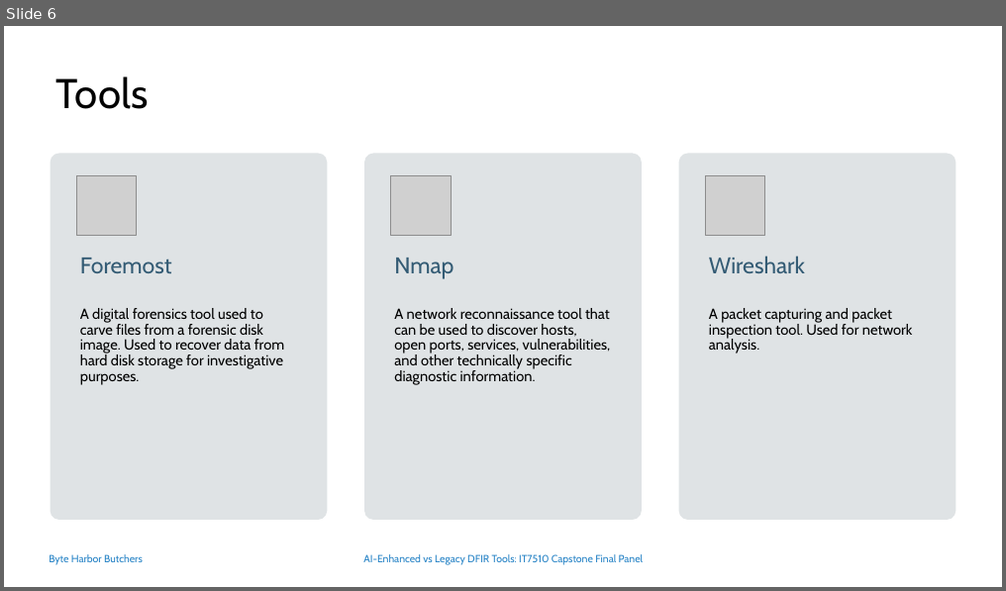
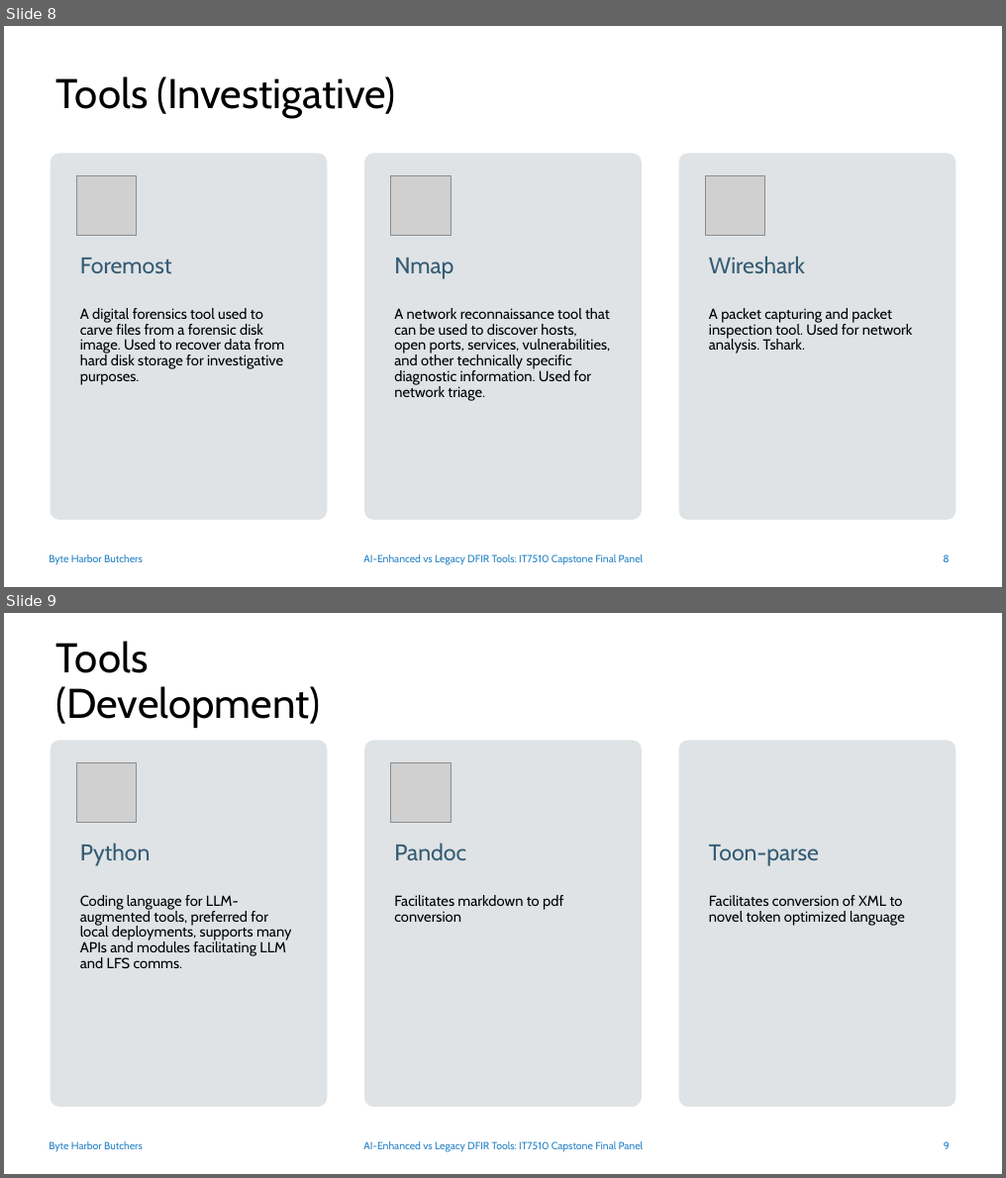
Before and after one commit to DavidSushames/BHB-Capstone, a slide deck: Academic Documents/Final Panel Presentation/Final Panel Slides 1.1 - DS.pptx. Shown one above the other, each under a label of ours: slide 6 before the commit, slides 8 and 9 after it. The pictures are 1006x591 and 1006x1178 pixels, drawn with LibreOffice and Linux fonts; fonts in the diff are those of the drawing; grey boxes stand for pictures; background and template pictures are left out. Boxes give left, top, right and bottom in pixels: in the first picture for what was removed or moved away, otherwise in the second. Text is boxed around its words. In the diff, an @@ line names an element or a change of style, - is before the commit and + after.

```diff
--- a/Academic Documents/Final Panel Presentation/Final Panel Slides 1.1 - DS.pptx
+++ b/Academic Documents/Final Panel Presentation/Final Panel Slides 1.1 - DS.pptx
@@ slide 9 added at [4, 613, 1002, 1174], background #FFFFFF; not listed: 5 template elements that a slide beside it also shows @@
@@ title added at [56, 641, 320, 728], 40 pt, text #000000 @@
+Tools (Development)
@@ picture added at [76, 762, 137, 823] @@
@@ picture added at [391, 762, 450, 823] @@
@@ text added at [80, 843, 151, 866], 22 pt, text #335B74 @@
+Python
@@ text added at [394, 843, 466, 861], 22 pt, text #335B74 @@
+Pandoc
@@ text added at [709, 845, 819, 866], 22 pt, text #335B74 @@
+Toon-parse
@@ text added at [80, 895, 291, 969], 14 pt, text #000000 @@
+Coding language for LLM-augmented tools, preferred for local deployments, supports many APIs and modules facilitating LLM and LFS comms.
@@ text added at [394, 895, 563, 922], 14 pt, text #000000 @@
+Facilitates markdown to pdf conversion
@@ text added at [709, 895, 905, 926], 14 pt, text #000000 @@
+Facilitates conversion of XML to novel token optimized language
@@ page number added at [944, 1142, 949, 1150], 10 pt, text #2683C6 @@
+9
@@ what was slide 6 is now slide 8 @@
@@ slide 8 changed as well @@
@@ title at [56, 76, 396, 118]: text changed @@
-Tools
+Tools (Investigative)
@@ text at [394, 308, 611, 401]: text changed @@
-A network reconnaissance tool that can be used to discover hosts, open ports, services, vulnerabilities, and other technically specific diagnostic information.
+A network reconnaissance tool that can be used to discover hosts, open ports, services, vulnerabilities, and other technically specific diagnostic information. Used for network triage.
@@ text at [709, 308, 913, 354]: text changed @@
-A packet capturing and packet inspection tool. Used for network analysis.
+A packet capturing and packet inspection tool. Used for network analysis. Tshark.
@@ page number added at [943, 555, 948, 563], 10 pt, text #2683C6 @@
+8
```
Also in this commit, not shown: 5 other slides changed, 15 other slides added, 9 slides removed, 2 other files.
